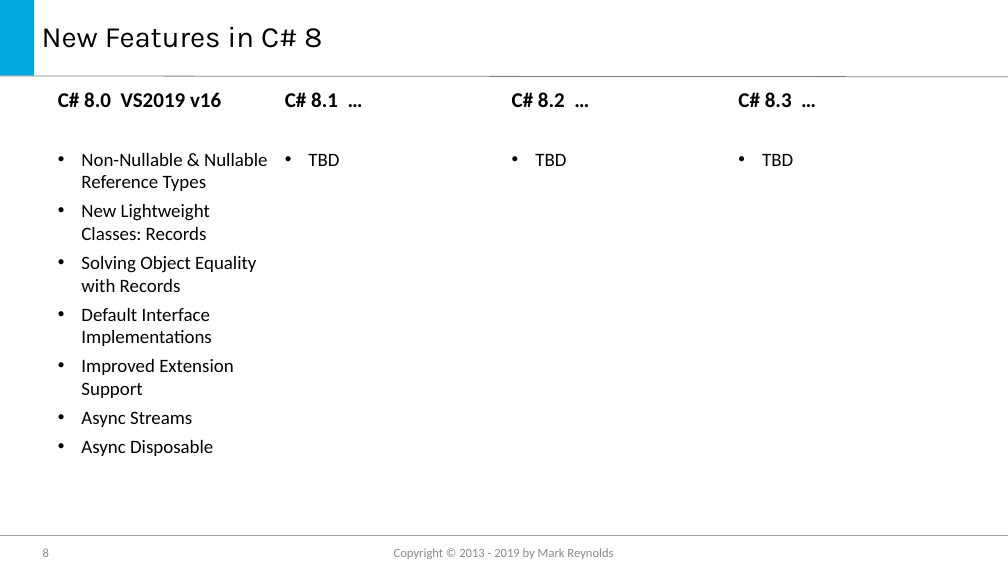
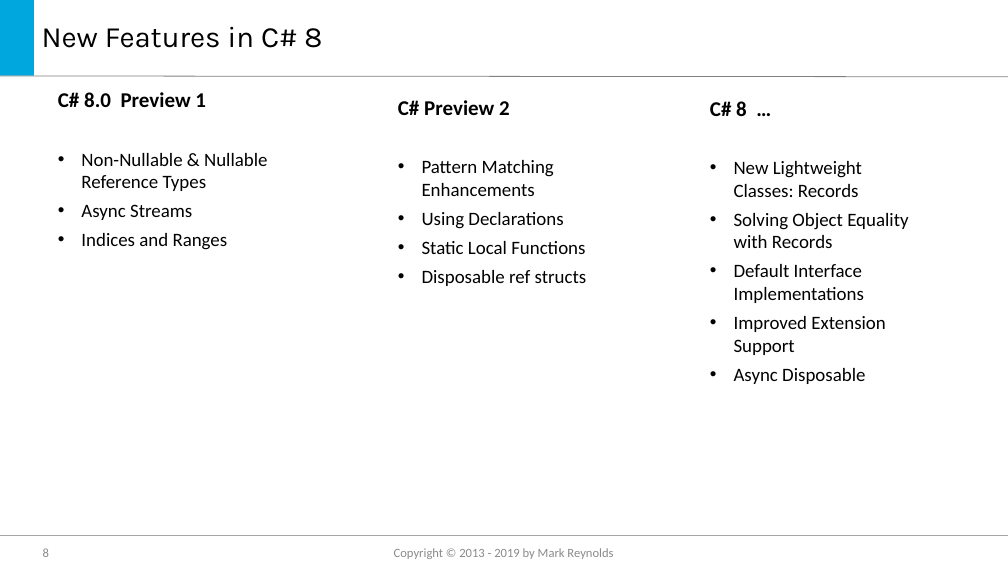
Before and after one commit to jmreynolds/CSharp8, a slide deck: slide 8 of Whats new in C#8.pptx. Drawn at 1008x567 pixels with LibreOffice and Linux fonts; fonts in the diff are those of the drawing; background and template pictures are left out. Boxes give left, top, right and bottom in pixels: in the first picture for what was removed or moved away, otherwise in the second. Text is boxed around its words. In the diff, an @@ line names an element or a change of style, - is before the commit and + after.

Commit message:
updated slides

```diff
--- a/Whats new in C#8.pptx
+++ b/Whats new in C#8.pptx
@@ text at bbox=[58, 92, 206, 107]: text changed @@
-C# 8.0 VS2019 v16
+C# 8.0 Preview 1
@@ text at bbox=[398, 100, 587, 286]: text changed; size 20 to 18 pt; bold off @@
-C# 8.1 …
-• TBD
+C# Preview 2
+• Pattern Matching Enhancements
+• Using Declarations
+• Static Local Functions
+• Disposable ref structs
@@ text at bbox=[710, 101, 908, 384]: text changed; size 20 to 18 pt; bold off @@
-C# 8.2 …
-• TBD
+C# 8 …
+• New Lightweight Classes: Records
+• Solving Object Equality with Records
+• Default Interface Implementations
+• Improved Extension Support
+• Async Disposable
@@ text removed at bbox=[738, 92, 793, 166] @@
-C# 8.3 …
-• TBD
@@ text at bbox=[81, 204, 256, 398]: paragraphs removed @@
-• New Lightweight Classes: Records
-• Solving Object Equality with Records
-• Default Interface Implementations
-• Improved Extension Support
@@ text at bbox=[81, 233, 228, 250]: text changed @@
-• Async Disposable
+• Indices and Ranges
```
Also in this commit, not shown: 1 slide added.
